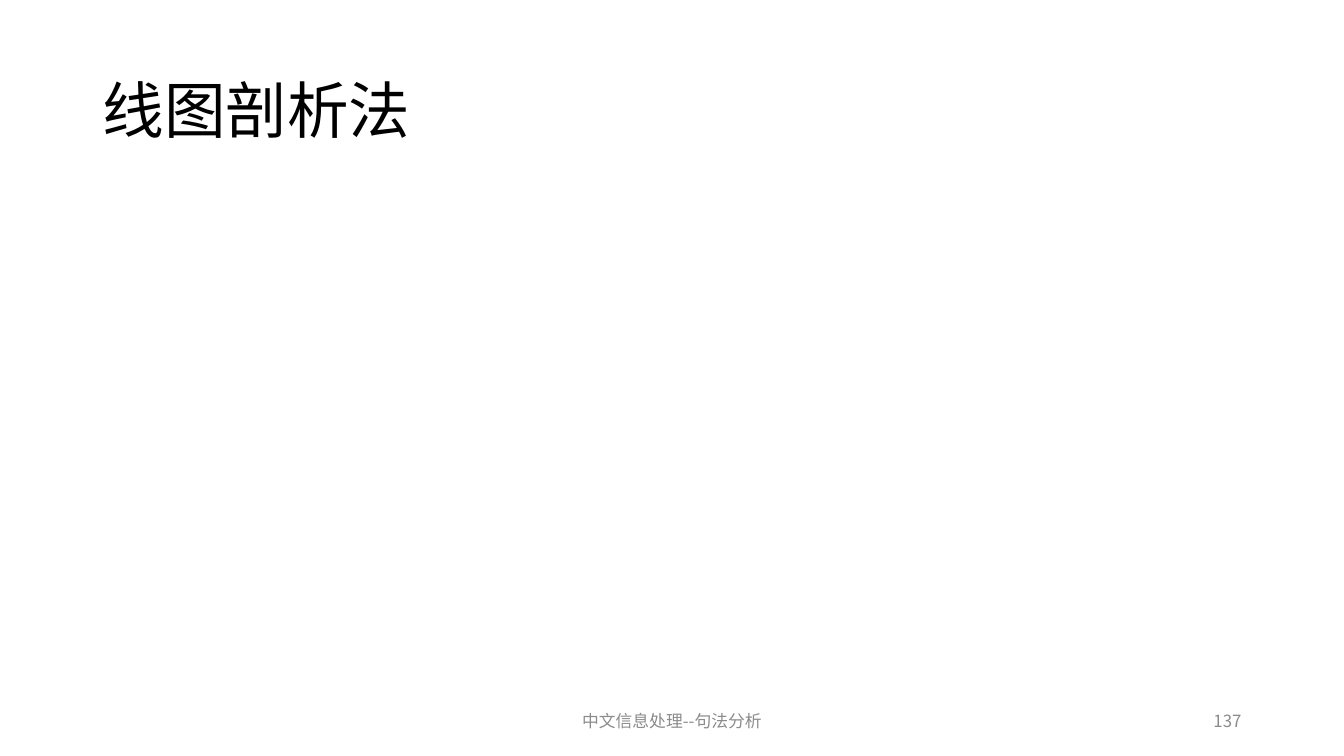
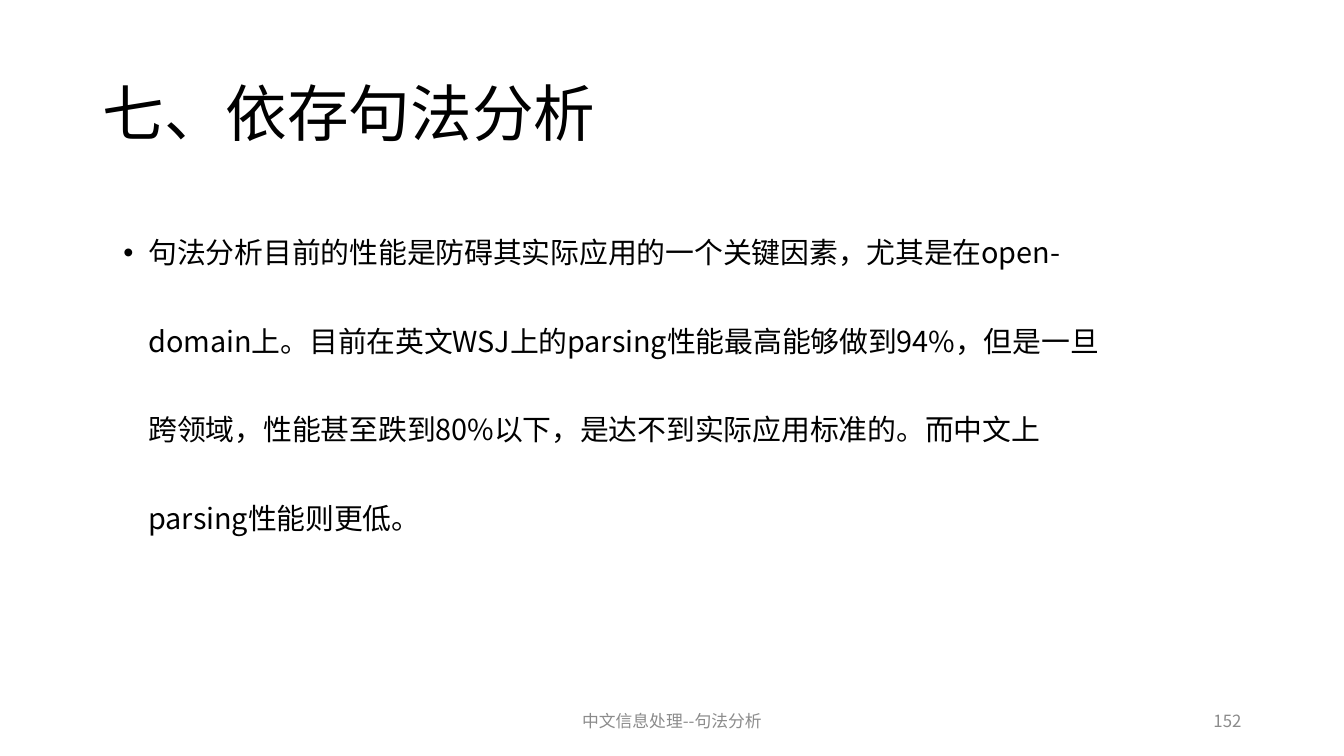
Before and after one commit to charlesXu86/Chatbot_CN, a slide deck: slide 152 of Chatbot_Doc/课程/NLP-6-句法分析.pptx (slide 137 before the commit). Drawn at 1344x756 pixels with LibreOffice and Linux fonts; fonts in the diff are those of the drawing. Boxes give left, top, right and bottom in pixels: in the first picture for what was removed or moved away, otherwise in the second. Text is boxed around its words. In the diff, an @@ line names an element or a change of style, - is before the commit and + after.

Commit message:
句法分析

```diff
--- a/Chatbot_Doc/课程/NLP-6-句法分析.pptx
+++ b/Chatbot_Doc/课程/NLP-6-句法分析.pptx
@@ title at [102, 84, 595, 141]: text changed @@
-线图剖析法
+七、依存句法分析
@@ text added at [148, 238, 1099, 537], 20.6 pt, text #000000 @@
+• 句法分析目前的性能是防碍其实际应用的一个关键因素，尤其是在open-domain上。目前在英文WSJ上的parsing性能最高能够做到94%，但是一旦跨领域，性能甚至跌到80%以下，是达不到实际应用标准的。而中文上parsing性能则更低。
@@ page number at [1213, 714, 1241, 727]: text changed @@
-137
+152
```
Also in this commit, not shown: 2 other slides changed, 1 slide added, 1 slide removed.
